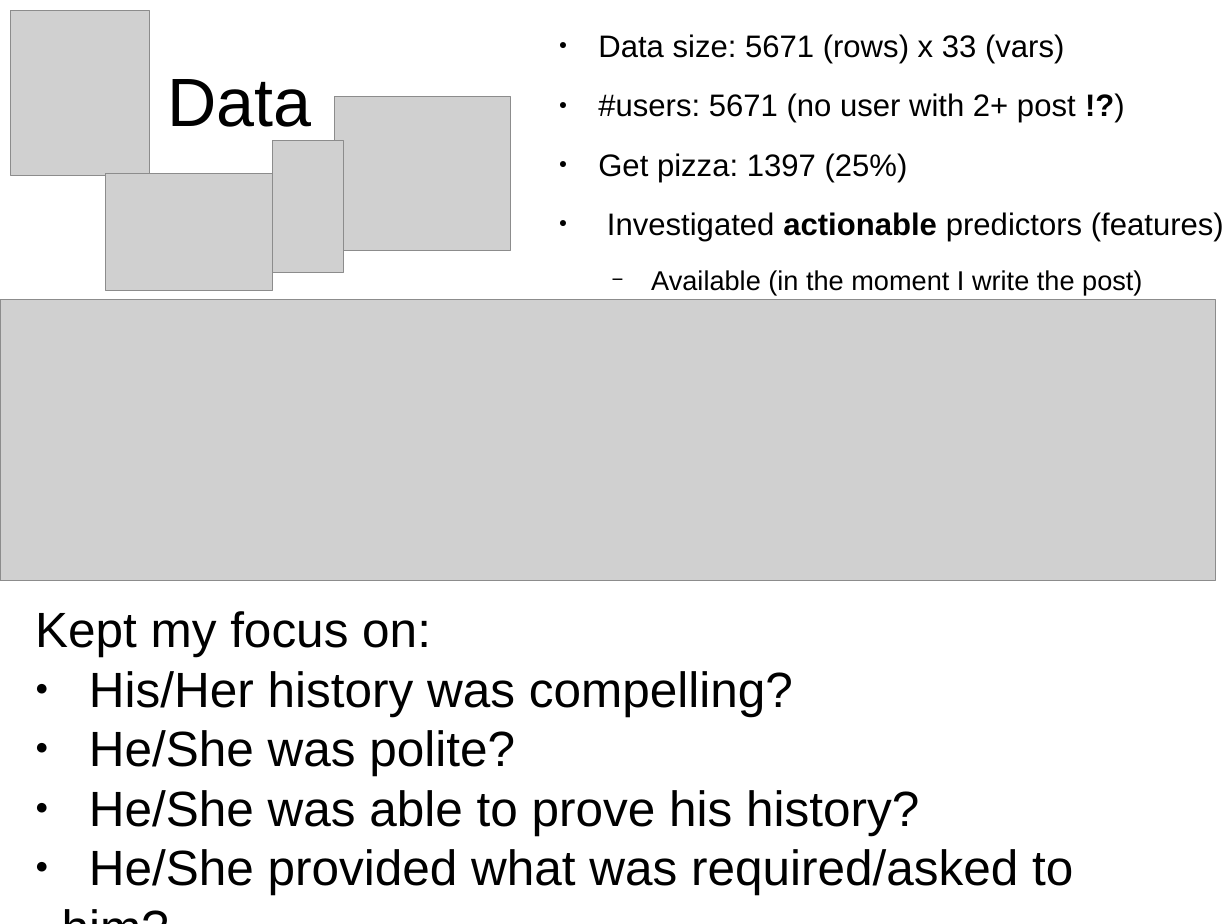
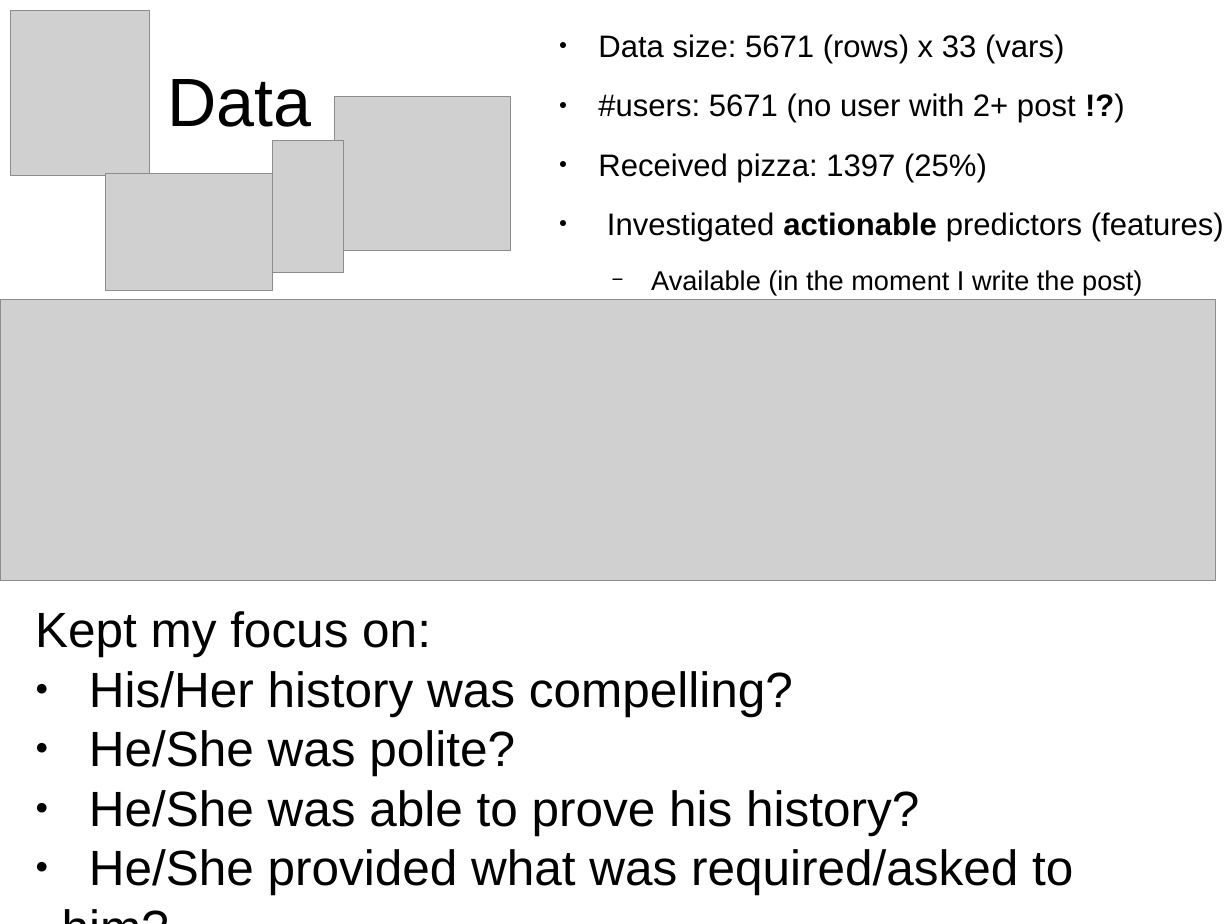
Before and after one commit to leandroohf/raop, a slide deck: slide 3 of doc/pres/pres.odp. Drawn at 1232x924 pixels with LibreOffice and Linux fonts; fonts in the diff are those of the drawing; grey boxes stand for pictures. Boxes give left, top, right and bottom in pixels: in the first picture for what was removed or moved away, otherwise in the second. Text is boxed around its words. In the diff, an @@ line names an element or a change of style, - is before the commit and + after.

Commit message:
doc: Review text
* review english
* review error mistakes

```diff
--- a/doc/pres/pres.odp
+++ b/doc/pres/pres.odp
@@ text at box(598, 153, 987, 182): text changed @@
-● Get pizza: 1397 (25%)
+● Received pizza: 1397 (25%)
```
Also in this commit, not shown: 2 other slides changed.
